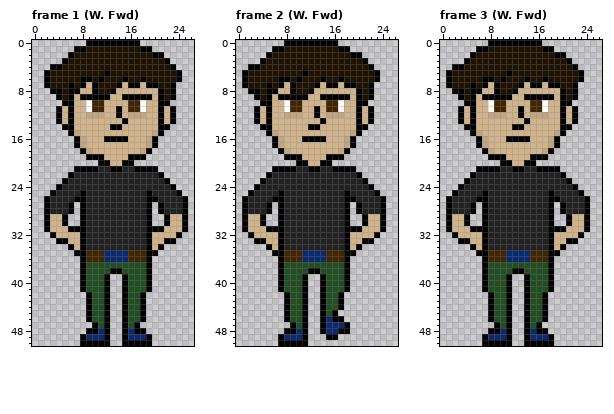
One commit to this pixel-art file: WIP/Kyle-esque(3).aseprite. The picture above was drawn from the file before the commit.
27x51 pixels, 12 frames. Colours within 5 levels of each other are drawn and written as one. Shown: frame 1 (W. Fwd), frame 2 (W. Fwd), frame 3 (W. Fwd). The commit also changed other frames, which this record leaves out.
After:
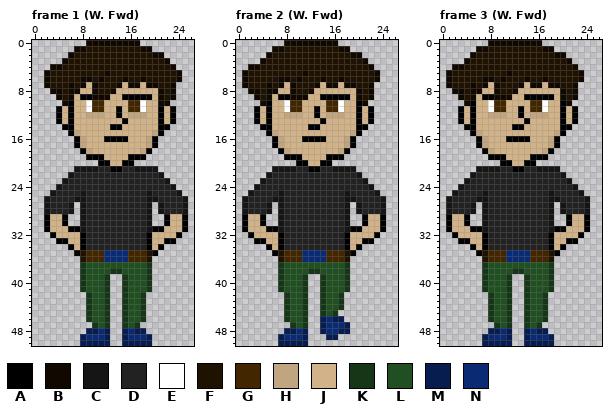
Palette (. is transparent): A #000000  B #110900  C #151515  D #222222  E #ffffff  F #201200  G #422600  H #c1a580  J #d2b389  K #163717  L #204f21  M #071d50  N #0b2a74
The exact change:
Changed rows in their new state; - is an unchanged pixel.
Frame 1 (W. Fwd), layers "Layer 1", "Layer":
first column x 2:
 0 -------BBBBBBBBB-------
 1 -----BB---------BB-----
 2 ----B-------------BB---
 3 ---B----------------B--
 4 -BB------------------B-
 5 B---------B-----------B
 6 B-----BB-B---B--B-----B
 7 B---B-B-B---B-BB-BB--B-
 8 -BB-BB--B--B-------B-B-
 9 --B-B---BBB--------B-B-
10 ---B---------------BB--
first column x 2:
21 -----CCCC------CCCC-----
22 ----C--------------C----
23 ---C----------------C---
24 --C------------------C--
25 -C----C----------C----C-
26 C----CC----------CC----C
27 C---C-C----------C-C---C
28 C---C-C----------C-C---C
29 ------C----------C------
30 ------C----------C------
31 ------C----------C------
first column x 8:
35 F----------F
36 F----------F
37 K----------K
38 K----KK----K
39 K---K--K---K
40 K---K--K---K
41 K---K--K---K
42 -K--K--K--K-
43 -K--K--K--K-
44 -K--K--K--K-
45 -K--K--K--K-
46 -K--K--K--K-
47 --K-K--K-K--
48 -MM-M--M-MM-
49 M---M--M---M
50 MMMMM--MMMMM
Frame 2 (W. Fwd), layers "Layer 1", "Layer":
first column x 1:
 0 -------BBBBBBBBB-------
 1 -----BB---------BB-----
 2 ----B-------------BB---
 3 ---B----------------B--
 4 -BB------------------B-
 5 B---------B-----------B
 6 B-----BB-B---B--B-----B
 7 B---B-B-B---B-BB-BB--B-
 8 -BB-BB--B--B-------B-B-
 9 --B-B---BBB--------B-B-
10 ---B----------------B--
first column x 1:
21 -----CCCC------CCCC-----
22 ----C--------------C----
23 ---C----------------C---
24 --C------------------C--
25 -C----C----------C----C-
26 C----CC----------CC----C
27 C---C-C----------C-C---C
28 C---C-C----------C-C---C
29 ------C----------C------
30 ------C----------C------
31 ------C----------C------
first column x 7:
35 F----------F
36 F----------F
37 K----------K
38 K----KK----K
39 K---K--K---K
40 K---K--K---K
41 K---K--K---K
42 -K--K--K--K-
43 -K--K--K--K-
44 -K--K--K--K-
45 -K--K--K-K--
46 -K--K--M-MM-
47 --K-K--M---M
48 -MM-M--M--MM
49 M---M---MM--
50 MMMMM-------
Frame 3 (W. Fwd), layers "Layer 1", "Layer":
first column x 1:
 0 -------BBBBBBBBB-------
 1 -----BB---------BB-----
 2 ----B-------------BB---
 3 ---B----------------B--
 4 -BB------------------B-
 5 B---------B-----------B
 6 B-----BB-B---B--B-----B
 7 B---B-B-B---B-BB-BB--B-
 8 -BB-BB--B--B-------B-B-
 9 --B-B---BBB--------B-B-
10 ---B----------------B--
first column x 1:
21 -----CCCC------CCCC-----
22 ----C--------------C----
23 ---C----------------C---
24 --C------------------C--
25 -C----C----------C----C-
26 C----CC----------CC----C
27 C---C-C----------C-C---C
28 C---C-C----------C-C---C
29 ------C----------C------
30 ------C----------C------
31 ------C----------C------
first column x 7:
35 F----------F
36 F----------F
37 K----------K
38 K----KK----K
39 K---K--K---K
40 K---K--K---K
41 K---K--K---K
42 -K--K--K--K-
43 -K--K--K--K-
44 -K--K--K--K-
45 -K--K--K--K-
46 -K--K--K--K-
47 --K-K--K-K--
48 -MM-M--M-MM-
49 M---M--M---M
50 MMMMM--MMMMM
Changed places in both pictures, as pixel boxes (x1, y1, x2, y2):
changed: (44, 40, 182, 106)
changed: (44, 166, 188, 346)
changed: (242, 40, 380, 106)
changed: (242, 166, 386, 346)
changed: (446, 40, 584, 106)
changed: (446, 166, 590, 346)
